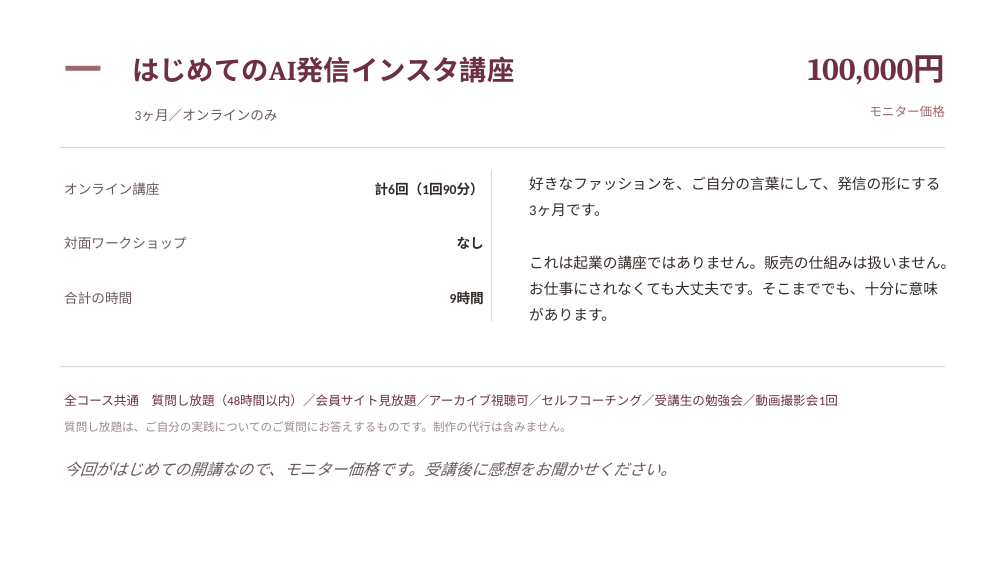
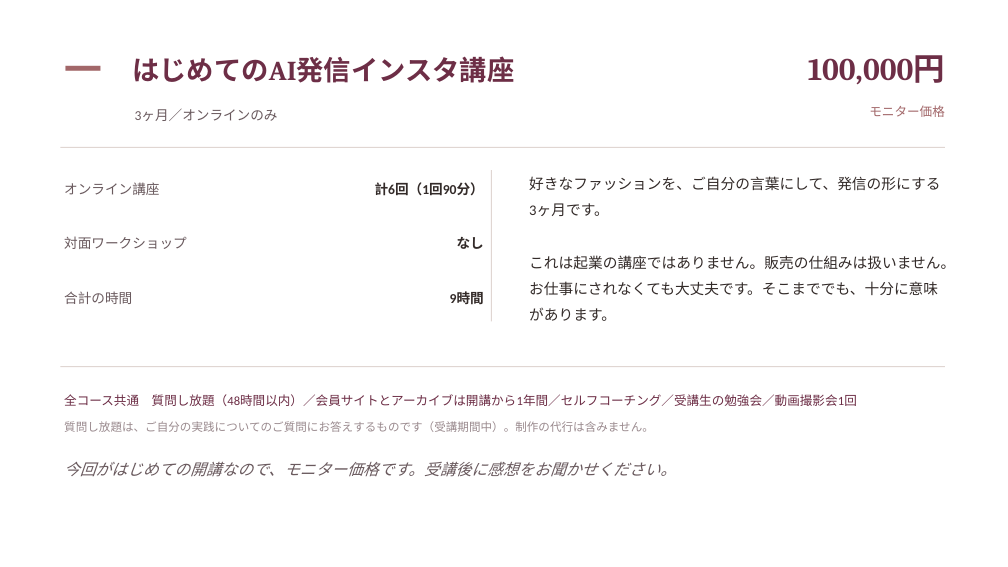
Before and after one commit to fashio17/potential-lamp, a slide deck: slide 14 of 運用/説明会/説明会_3コース_2026年10月期_v2.pptx. Drawn at 1008x567 pixels with LibreOffice and Linux fonts; fonts in the diff are those of the drawing. Boxes give left, top, right and bottom in pixels: in the first picture for what was removed or moved away, otherwise in the second. Text is boxed around its words. In the diff, an @@ line names an element or a change of style, - is before the commit and + after.

```diff
--- a/運用/説明会/説明会_3コース_2026年10月期_v2.pptx
+++ b/運用/説明会/説明会_3コース_2026年10月期_v2.pptx
@@ text at <box>64,394,857,406</box>: text changed @@
-全コース共通 質問し放題（48時間以内）／会員サイト見放題／アーカイブ視聴可／セルフコーチング／受講生の勉強会／動画撮影会1回
+全コース共通 質問し放題（48時間以内）／会員サイトとアーカイブは開講から1年間／セルフコーチング／受講生の勉強会／動画撮影会1回
@@ text at <box>64,421,654,432</box>: text changed @@
-質問し放題は、ご自分の実践についてのご質問にお答えするものです。制作の代行は含みません。
+質問し放題は、ご自分の実践についてのご質問にお答えするものです（受講期間中）。制作の代行は含みません。
```
Also in this commit, not shown: 5 other slides changed, 7 other files.
